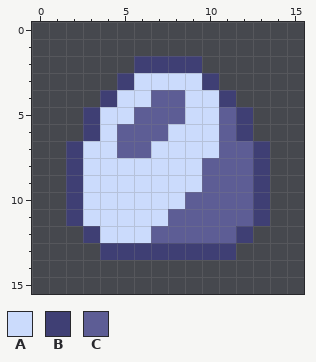
Pixel-art sprite -- source/core/assets/images/animals/egg.png. Above, as it was before the edit.
The file is 16x16 pixels.
Palette (. is transparent): A #cbdbfc  B #3f3f74  C #5d5d95
After:
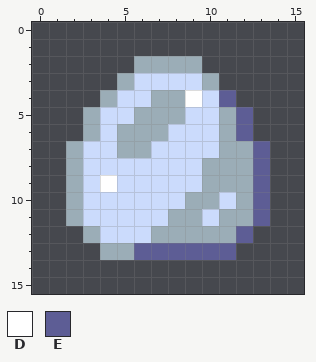
Colours new in this view: D #ffffff  E #5d5d95
The exact change:
@@ palette @@
-C #5d5d95
+C #9badb7
@@ x 0..15 @@
  1 ................
- 2 ......BBBB......
- 3 .....BAAAAB.....
- 4 ....BAACCAAB....
- 5 ...BAACCCAACB...
- 6 ...BACCCAAACB...
- 7 ..BAACCAAAACCB..
- 8 ..BAAAAAAACCCB..
- 9 ..BAAAAAAACCCB..
-10 ..BAAAAAACCCCB..
-11 ..BAAAAACCCCCB..
-12 ...BAAACCCCCB...
-13 ....BBBBBBBB....
+ 2 ......CCCC......
+ 3 .....CAAAAC.....
+ 4 ....CAACCDAE....
+ 5 ...CAACCCAACE...
+ 6 ...CACCCAAACE...
+ 7 ..CAACCAAAACCE..
+ 8 ..CAAAAAAACCCE..
+ 9 ..CADAAAAACCCE..
+10 ..CAAAAAACCACE..
+11 ..CAAAAACCACCE..
+12 ...CAAACCCCCE...
+13 ....CCEEEEEE....
 14 ................
Boxes around the changes in both pictures, in picture pixels (x1, y1, x2, y2):
changed: (66, 56, 270, 260)
